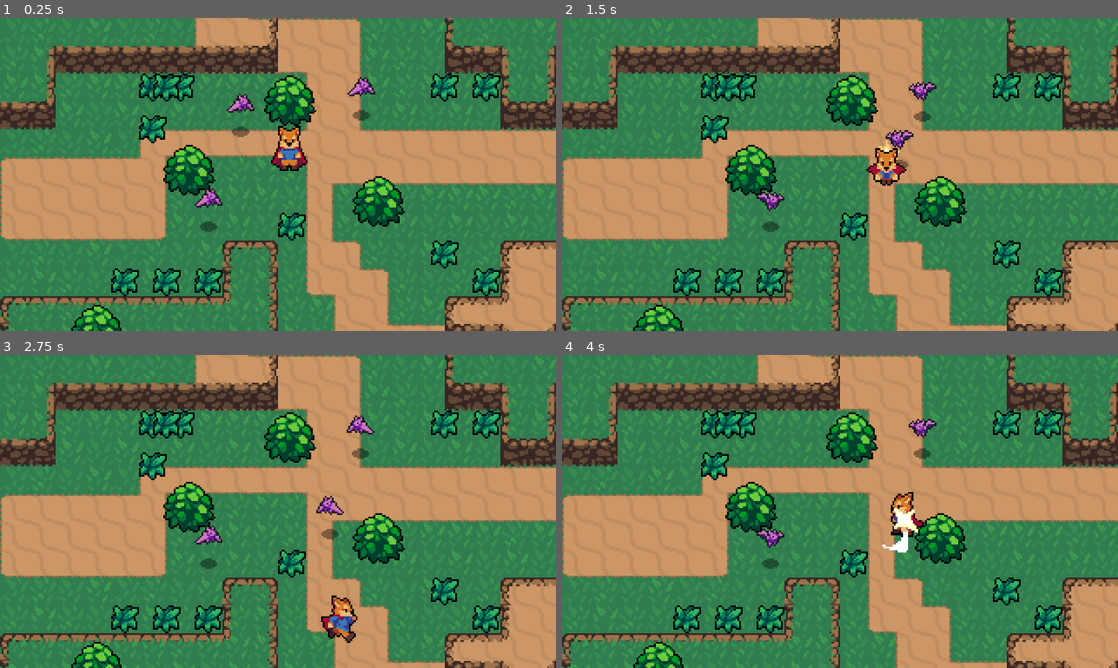
Above: before the commit, frames 1-4 (two rows, left to right).
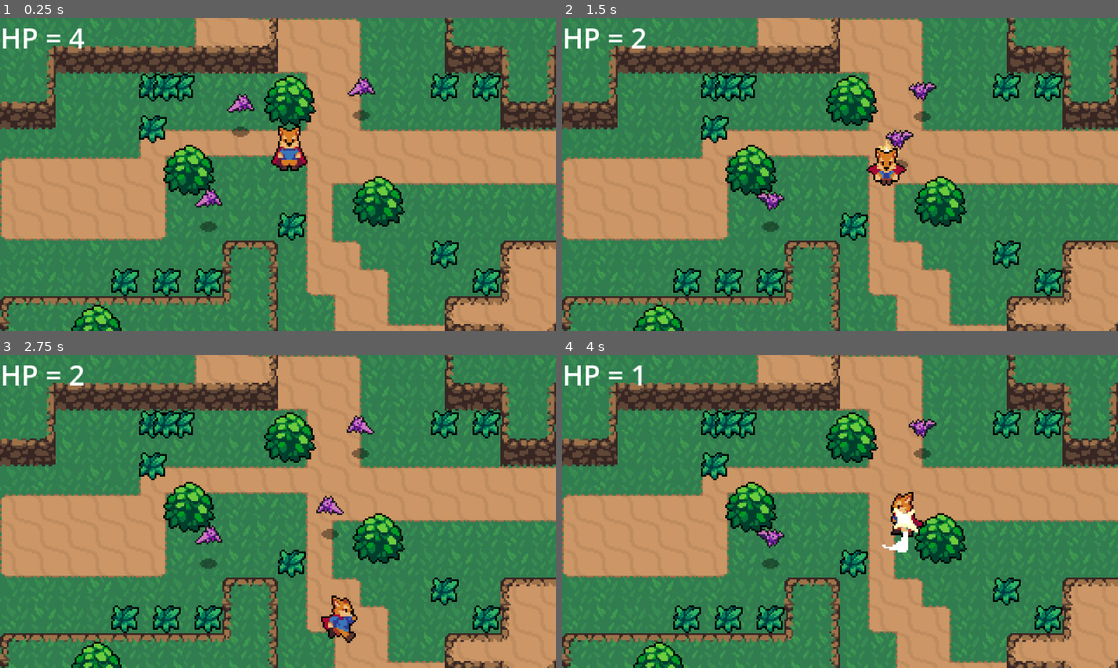
Above: after the commit, the same moments.

Repository: Lynnkh/Godot-Action-RPG
Game: Godot game, scene res://world.tscn
Two runs of this game, one before a commit and one after it. Both use one fixed random seed, a clock stepped at 60 frames per second and the inputs below.
Inputs:
- Up to frame 1 (0.25 s): no input
- Up to frame 2 (1.5 s): hold Right (ui_right) 0.53-1.28 s; tap X (attack) at 0.6 s; hold Down (ui_down) from 1.28 s (still down); tap K (roll) at 1.35 s
- Up to frame 3 (2.75 s): release Down (ui_down) at 2.03 s; hold Right (ui_right) from 2.03 s (still down); tap X (attack) at 2.1 s
- Up to frame 4 (4 s): release Right (ui_right) at 2.78 s; hold Up (ui_up) 2.78-3.53 s; tap K (roll) at 2.85 s; hold Left (ui_left) from 3.53 s (still down); tap X (attack) at 3.6 s

The runs differ from the first frame. In frame 1, 0.3% of the frame differs, in the area x 0-16%, y 3-10%; in frame 2, 0.3%; in frame 3, 0.3%; in frame 4, 0.3%.

Commit message:
v1玩家生命UI

Diff:
--- a/Stats.gd
+++ b/Stats.gd
@@ -6,8 +6,10 @@
 @onready var health = max_health:set = set_health
 
 signal no_health
+signal health_change(value)
 
 func set_health(value):
 	health = value
+	emit_signal("health_change",health)
 	if health <= 0:
 		emit_signal("no_health")
--- /dev/null
+++ b/UI/health_ui.gd
@@ -0,0 +1,24 @@
+extends Control
+
+##生命愛心變量
+var hearts:int = 4:set = set_hearts
+##最大生命愛心變量
+var max_heart:int = 4:set = set_max_heart
+
+@onready var label = $Label
+
+func set_hearts(value):
+	hearts = clamp(value, 0, max_heart)
+	#設置label的顯示
+	if label != null:
+		label.text = "HP = " + str(hearts)
+
+func set_max_heart(value):
+	max_heart = max(value, 1)
+
+func _ready() -> void:
+	#設置屬性
+	self.max_heart = PlayStats.max_health
+	self.hearts = PlayStats.health
+	#呼叫信號
+	PlayStats.health_change.connect(self.set_hearts)
--- /dev/null
+++ b/UI/health_ui.tscn
@@ -0,0 +1,16 @@
+[gd_scene load_steps=2 format=3 uid="uid://cvruks6angn8f"]
+
+[ext_resource type="Script" uid="uid://db8afom4xvmhd" path="res://UI/health_ui.gd" id="1_nc0x1"]
+
+[node name="HealthUI" type="Control"]
+layout_mode = 3
+anchors_preset = 0
+offset_right = 88.0
+offset_bottom = 40.0
+script = ExtResource("1_nc0x1")
+
+[node name="Label" type="Label" parent="."]
+layout_mode = 0
+offset_right = 80.0
+offset_bottom = 23.0
+text = "HP = 4"
--- a/world.tscn
+++ b/world.tscn
@@ -7,6 +7,7 @@
 [ext_resource type="Texture2D" uid="uid://bnoq6hqkoylkt" path="res://World/CliffTileset.png" id="5_84fr8"]
 [ext_resource type="PackedScene" uid="uid://cqvwyh80pfmny" path="res://World/Grass.tscn" id="6_06kg0"]
 [ext_resource type="PackedScene" uid="uid://dkp68eu8mlvy" path="res://Enemies/Bat.tscn" id="7_1lwsj"]
+[ext_resource type="PackedScene" uid="uid://cvruks6angn8f" path="res://UI/health_ui.tscn" id="8_gbfbk"]
 
 [sub_resource type="TileSetAtlasSource" id="TileSetAtlasSource_2wl5b"]
 texture = ExtResource("3_5vn5c")
@@ -815,3 +816,5 @@
 
 [node name="Bat3" parent="." instance=ExtResource("7_1lwsj")]
 position = Vector2(208, 56)
+
+[node name="HealthUI" parent="." instance=ExtResource("8_gbfbk")]
Not shown, added: UI/health_ui.gd.uid
Not shown: 1 places in world.tscn that only renumber resources
